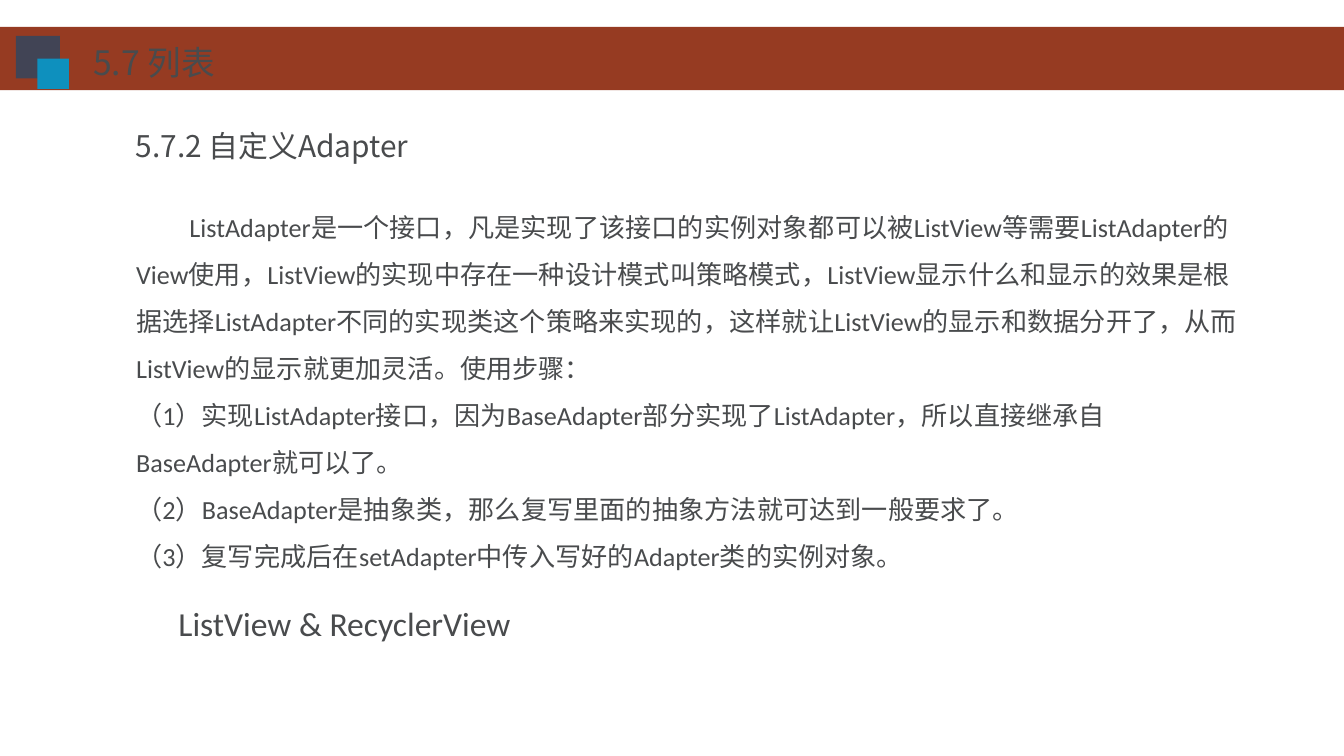
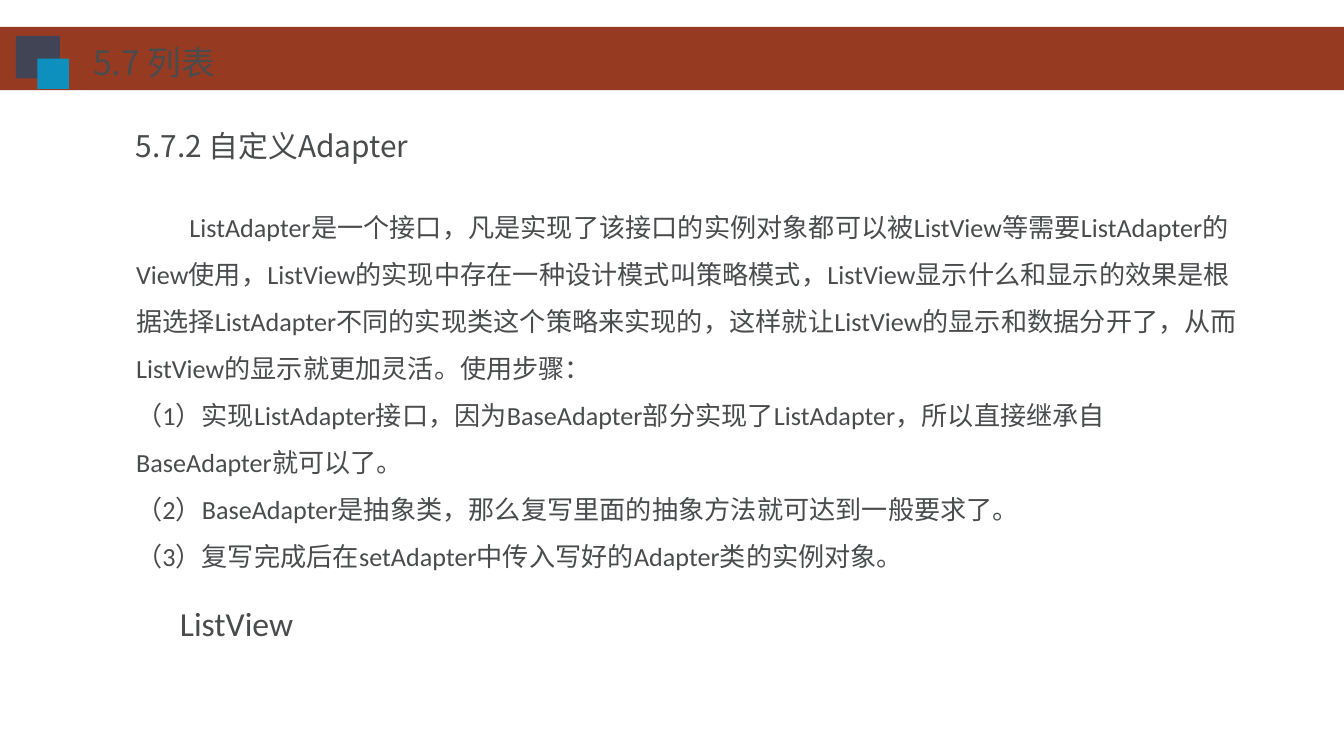
Before and after one commit to HBU/Android-PPT, a slide deck: slide 51 of 03.0 -- 用户界面 -- 第05章.ppt (slide 52 before the commit). Drawn at 1344x756 pixels with LibreOffice and Linux fonts; fonts in the diff are those of the drawing; background and template pictures are left out. Boxes give left, top, right and bottom in pixels: in the first picture for what was removed or moved away, otherwise in the second. Text is boxed around its words. In the diff, an @@ line names an element or a change of style, - is before the commit and + after.

```diff
--- a/03.0 -- 用户界面 -- 第05章.ppt
+++ b/03.0 -- 用户界面 -- 第05章.ppt
@@ text at (180, 613, 293, 637): text changed @@
-ListView & RecyclerView
+ListView
```
Also in this commit, not shown: 32 other slides changed, 1 slide added, 1 slide removed.
